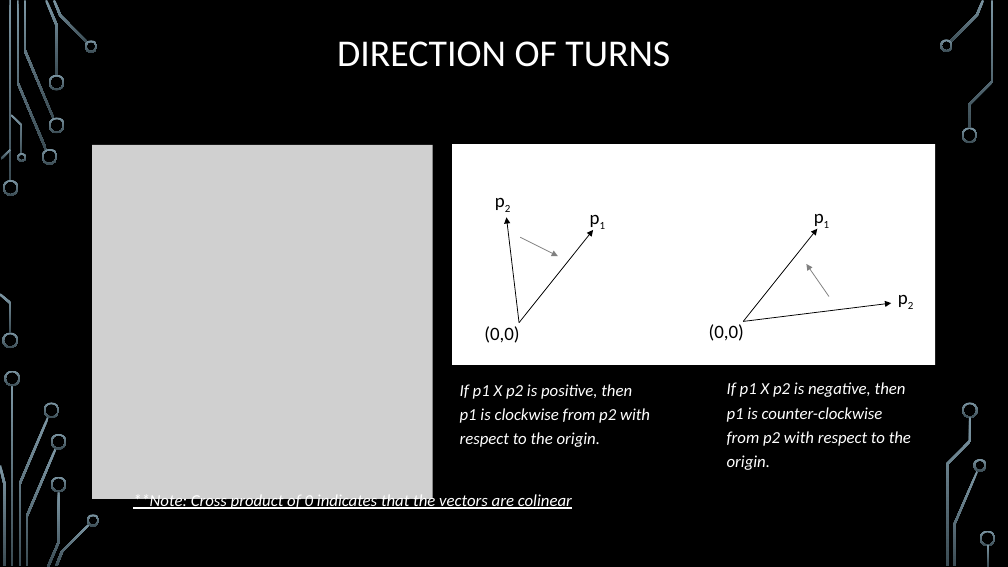
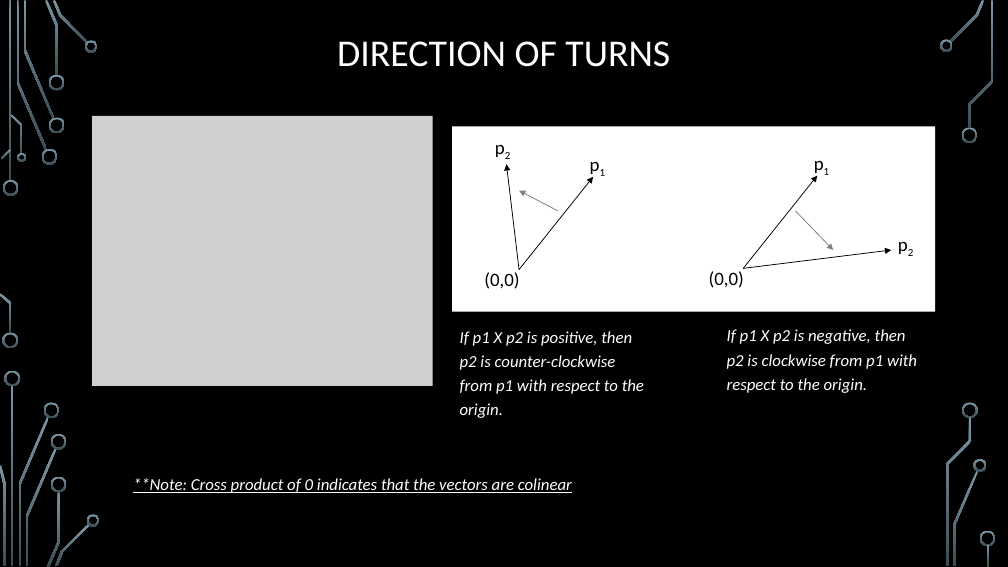
Before and after one commit to janiceeguo/advAlgo, a slide deck: slide 7 of slides/ComputationalGeom-part1-Intersections.pptx. Drawn at 1008x567 pixels with LibreOffice and Linux fonts; fonts in the diff are those of the drawing; grey boxes stand for pictures; background and template pictures are left out. Boxes give left, top, right and bottom in pixels: in the first picture for what was removed or moved away, otherwise in the second. Text is boxed around its words. In the diff, an @@ line names an element or a change of style, - is before the commit and + after.

```diff
--- a/slides/ComputationalGeom-part1-Intersections.pptx
+++ b/slides/ComputationalGeom-part1-Intersections.pptx
@@ picture: place and size @@
-picture at [92,145,433,499]
+picture at [92,116,433,386]
@@ rectangle: place and size @@
-rectangle at [452,144,935,365]
+rectangle at [452,126,935,312]
@@ arrow moved from (520, 237) - (558, 256) to (558, 211) - (520, 191) @@
@@ arrow moved from (830, 296) - (807, 264) to (796, 211) - (833, 250) @@
@@ 6 texts, 4 arrows: place and size @@
-6 texts, 4 arrows at [484,185,923,343]
+6 texts, 4 arrows at [484,132,923,289]
@@ text at [727,329,917,393]: text changed @@
-If p1 X p2 is negative, then p1 is counter-clockwise from p2 with respect to the origin.
+If p1 X p2 is negative, then p2 is clockwise from p1 with respect to the origin.
@@ text at [460,331,644,394]: text changed @@
-If p1 X p2 is positive, then p1 is clockwise from p2 with respect to the origin.
+If p1 X p2 is positive, then p2 is counter-clockwise from p1 with respect to the origin.
@@ text "**Note: Cross product of 0 ...": place and size @@
-text "**Note: Cross product of 0 ..." at [133,492,572,510]
+text "**Note: Cross product of 0 ..." at [133,478,572,493]
```
Also in this commit, not shown: 7 other slides changed, 1 slide added, 1 slide removed, 3 other files.
